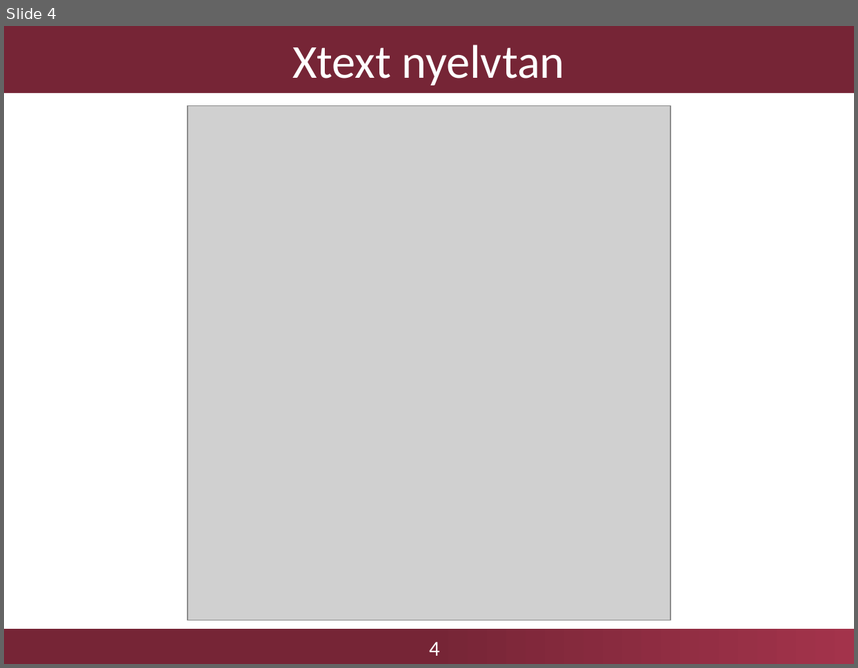
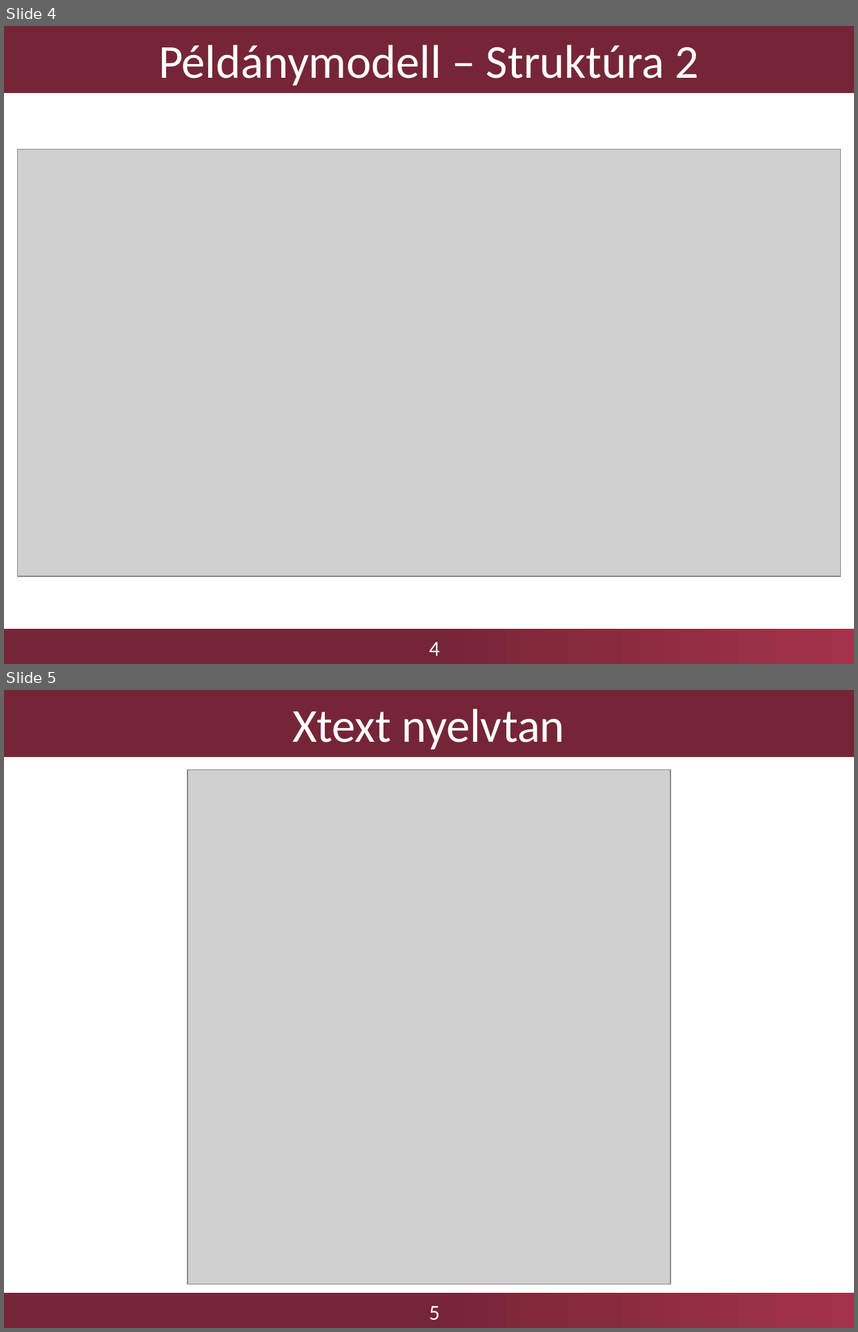
Before and after one commit to FTSRG-MDSD/MDSD-2016-kortargyalo, a slide deck: Presentations/02/mdsd2.pptx. Shown one above the other, each under a label of ours: slide 4 before the commit, slides 4 and 5 after it. The pictures are 858x668 and 858x1332 pixels, drawn with LibreOffice and Linux fonts; fonts in the diff are those of the drawing; grey boxes stand for pictures; background and template pictures are left out. Boxes give left, top, right and bottom in pixels: in the first picture for what was removed or moved away, otherwise in the second. Text is boxed around its words. In the diff, an @@ line names an element or a change of style, - is before the commit and + after.

Commit message:
New picture of running Sirius added

```diff
--- a/Presentations/02/mdsd2.pptx
+++ b/Presentations/02/mdsd2.pptx
@@ slide 4 added at [4,26,854,664], background #FFFFFF; not listed: 2 template elements that a slide beside it also shows @@
@@ title added at [4,26,854,93], fill #762536, 40 pt, text #FFFFFF @@
+Példánymodell – Struktúra 2
@@ picture added at [18,150,842,576] @@
@@ what was slide 4 is now slide 5 @@
@@ page number at [429,1305,440,1319]: text changed @@
-4
+5
```
